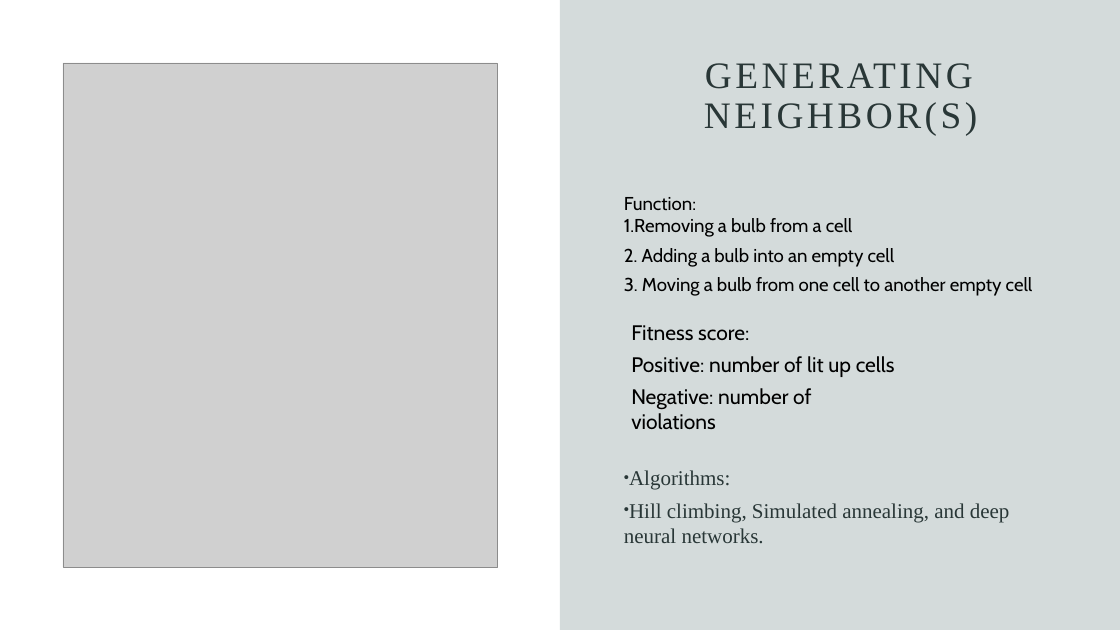
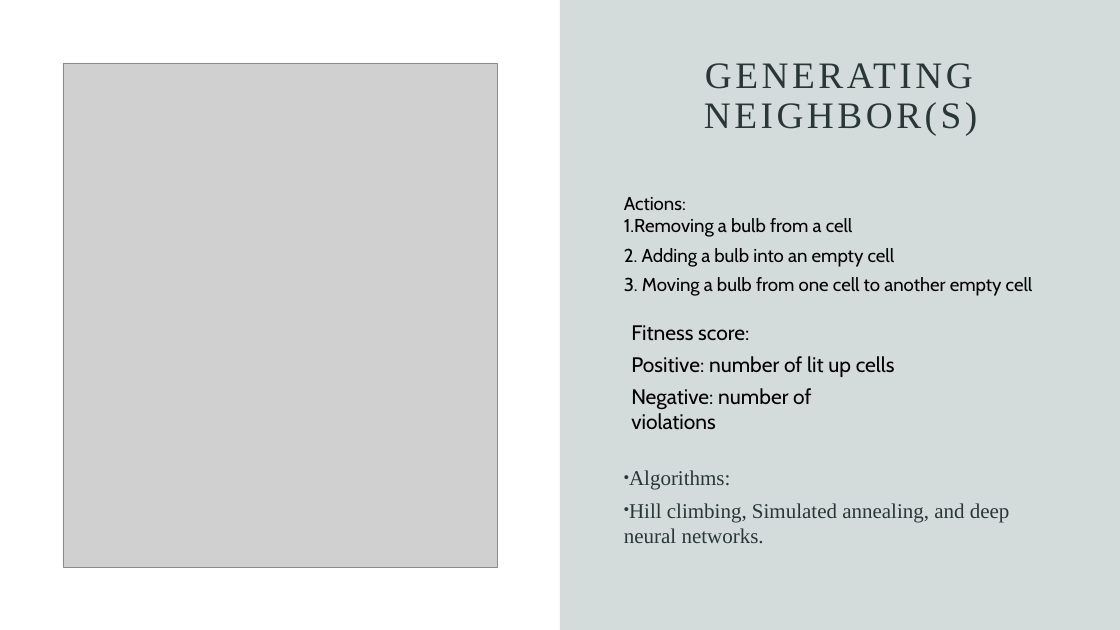
Before and after one commit to JSLBrowning/COMP-6606-Final-Project, a slide deck: slide 5 of Presentation/COMP6600_Final.pptx (slide 4 before the commit). Drawn at 1120x630 pixels with LibreOffice and Linux fonts; fonts in the diff are those of the drawing; grey boxes stand for pictures. Boxes give left, top, right and bottom in pixels: in the first picture for what was removed or moved away, otherwise in the second. Text is boxed around its words. In the diff, an @@ line names an element or a change of style, - is before the commit and + after.

```diff
--- a/Presentation/COMP6600_Final.pptx
+++ b/Presentation/COMP6600_Final.pptx
@@ text at (x1=624, y1=197, x2=853, y2=237): text changed @@
-Function:
-1.Removing a bulb from a cell
+Actions:
+1.Removing a bulb from a cell
```
Also in this commit, not shown: 1 other slide changed.
